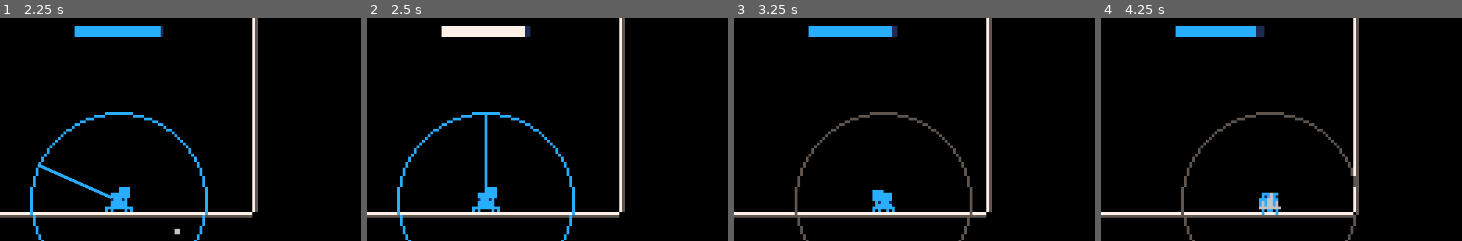
Above: before the commit, frames 1-4 (left to right).
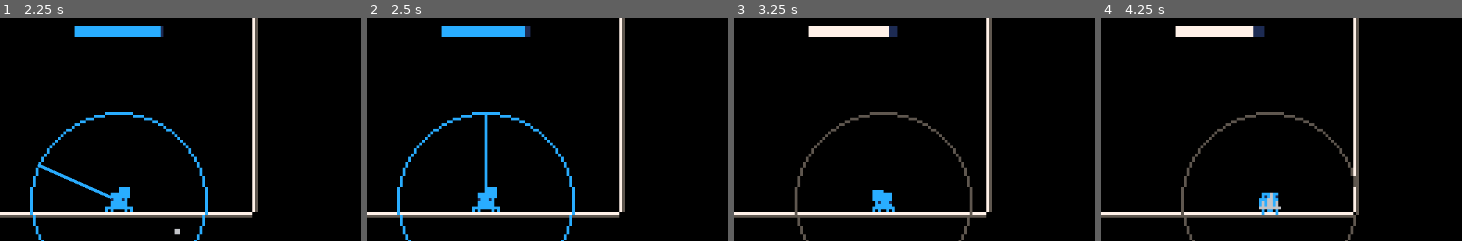
Above: after the commit, the same moments.

Repository: Flamenccio/spider-jump
Game: Godot game, scene res://scenes/ui/main_menu.tscn
Same seed, same stepped clock (60 frames per second), same inputs: the game is played once before the commit and once after it. The engine's default icon, where the game draws it, is replaced by a stand-in: a white triangle on a blue panel in a dark square.
Inputs (mouse positions are % of the whole screen's width and height, from its top left):
- Up to frame 1 (2.25 s): click "Play" at 0.5 s; tap Enter at 1.25 s; move the mouse to (75, 45) at 1.27 s; press the mouse at (75, 45) at 1.28 s; hold D (move_right) 1.28-2 s; release the mouse at (75, 45) at 2 s; drag from (29, 55) to (51, 8) at 2.02 s
- Up to frame 2 (2.5 s): no input
- Up to frame 3 (3.25 s): move the mouse to (62, 28) at 2.77 s; hold D (move_right) from 2.78 s (still down); tap Delete at 2.85 s
- Up to frame 4 (4.25 s): release D (move_right) at 3.5 s; drag from (45, 70) to (57, 51) at 3.52 s
The pictures show only the part of the screen within x 34-84%, y 9-59%; the shares and areas given below are measured in that part.

Frame 1 is identical in both runs. In frame 2, 1.1% of the frame differs, in the area x 20-44%, y 3-9%; in frame 3, 1.1%; in frame 4, 1.1%.

Commit message:
refactor invincibility flash shader

Diff:
--- a/scenes/entities/player.tscn
+++ b/scenes/entities/player.tscn
@@ -48,7 +48,7 @@
 
 [sub_resource type="ShaderMaterial" id="ShaderMaterial_wqfne"]
 shader = ExtResource("2_dt7fs")
-shader_parameter/ghost = false
+shader_parameter/ghost_frequency = 0.0
 
 [sub_resource type="AtlasTexture" id="AtlasTexture_qfm1y"]
 atlas = ExtResource("2_qfm1y")
@@ -458,30 +458,37 @@
 script = ExtResource("4_wqfne")
 
 [node name="Antibug" type="AnimatedSprite2D" parent="SpriteTree"]
+visible = false
 sprite_frames = SubResource("SpriteFrames_cs1tg")
 animation = &"fall"
 
 [node name="Hoverfly" type="AnimatedSprite2D" parent="SpriteTree"]
+visible = false
 sprite_frames = SubResource("SpriteFrames_hhpqf")
 animation = &"hover"
 
 [node name="SuperGrub" type="AnimatedSprite2D" parent="SpriteTree"]
+visible = false
 sprite_frames = SubResource("SpriteFrames_hax0n")
 animation = &"idle"
 
 [node name="Bubblebee" type="AnimatedSprite2D" parent="SpriteTree"]
+visible = false
 sprite_frames = SubResource("SpriteFrames_t4otl")
 animation = &"fall"
 
 [node name="Hopperpop" type="AnimatedSprite2D" parent="SpriteTree"]
+visible = false
 sprite_frames = SubResource("SpriteFrames_ha2mi")
 animation = &"fall"
 
 [node name="HeavyBeetle" type="AnimatedSprite2D" parent="SpriteTree"]
+visible = false
 sprite_frames = SubResource("SpriteFrames_2a3c5")
 animation = &"fall"
 
 [node name="Blinkfly" type="AnimatedSprite2D" parent="SpriteTree"]
+visible = false
 sprite_frames = SubResource("SpriteFrames_g5jhy")
 animation = &"fall"
 
@@ -744,10 +751,9 @@
 [connection signal="internal_pull_release" from="." to="StateMachineHandler/Powerup/Hoverfly/Fly" method="_on_pull_input_release"]
 [connection signal="internal_pull_release" from="." to="StateMachineHandler" method="set_param" binds= ["aim", false]]
 [connection signal="internal_safe_spot_updated" from="." to="SafeState" method="_safe_spot_updated"]
-[connection signal="invincibility_ended" from="." to="SpriteTree/Normal" method="_stop_invincibility_flashing"]
 [connection signal="invincibility_ended" from="." to="Detectors/DangerDetector" method="enable_detector"]
-[connection signal="invincibility_started" from="." to="SpriteTree/Normal" method="_activate_invincibility_flashing"]
-[connection signal="invincibility_started" from="." to="Detectors/DangerDetector" method="disable_detector"]
+[connection signal="invincibility_started" from="." to="SpriteTree/Normal" method="start_invincibility_flashing"]
+[connection signal="invincibility_started" from="." to="Detectors/DangerDetector" method="disable_detector" unbinds=1]
 [connection signal="moving" from="." to="StateMachineHandler/StateMachinePlayer" method="set_param" binds= ["crawl", true]]
 [connection signal="stop_moving" from="." to="StateMachineHandler/StateMachinePlayer" method="set_param" binds= ["crawl", false]]
 [connection signal="climb_started" from="LedgeClimb" to="StateMachineHandler" method="set_param" binds= ["climb", true]]
--- a/scenes/game.tscn
+++ b/scenes/game.tscn
@@ -95,6 +95,7 @@
 [node name="Game" type="Node2D"]
 process_mode = 3
 script = ExtResource("1_264po")
+_debug_initial_difficulty = 4
 
 [node name="Camera" type="Camera2D" parent="." node_paths=PackedStringArray("_follow_target")]
 process_mode = 1
--- a/scripts/player/player.gd
+++ b/scripts/player/player.gd
@@ -16,7 +16,7 @@
 signal stop_moving()
 signal moving()
 
-signal invincibility_started()
+signal invincibility_started(duration: float)
 signal invincibility_ended()
 
 # Used for invincibility after getting hurt
@@ -87,4 +87,4 @@
 func _start_invincibility(time: float) -> void:
 	_invincibility_timer.stop()
 	_invincibility_timer.start(time)
-	invincibility_started.emit()
+	invincibility_started.emit(time)
--- a/scripts/player/player_sprite.gd
+++ b/scripts/player/player_sprite.gd
@@ -1,43 +1,49 @@
 extends AnimatedSprite2D
 
-var flash_timer: Timer = Timer.new()
-var ghost: bool = false
+const _FLASH_NORMAL_FREQUENCY = 3.0
+const _FLASH_URGENT_FREQUENCY = 10.0
+
+## Switch to urgent flashing when invincibility timer drops below this value
+const _FLASH_URGENT_DURATION_TRIGGER = 2.0
+const _FLASH_FREQUENCY_PARAMETER = &"ghost_frequency"
+
 var shader: ShaderMaterial
-var current_flash_timer_duration: float
-
-const I_FLASH_BASE_FREQUENCY = 0.5
-const I_FLASH_FREQUENCY_INCREASE = 0.025
-const I_FLASH_MIN_FREQUENCY = 0.05
-const GHOST_PARAMETER = &"ghost"
+var _flashing := false
+var _flash_timer := Timer.new()
+var _urgent_flash_timer := Timer.new()
 
 func _ready() -> void:
 	shader = material as ShaderMaterial
-	flash_timer.timeout.connect(func():
-		_toggle_ghost()
-		_reset_flash_timer()
-	)
-	flash_timer.one_shot = true
-	add_child(flash_timer)
+	_flash_timer.timeout.connect(end_invincibility_flashing)
+	_flash_timer.one_shot = true
+	_urgent_flash_timer.timeout.connect(_start_urgent_flashing)
+	_urgent_flash_timer.one_shot = true
+	add_child(_flash_timer)
+	add_child(_urgent_flash_timer)
 
 
-func _activate_invincibility_flashing() -> void:
-	flash_timer.stop()
-	current_flash_timer_duration = I_FLASH_BASE_FREQUENCY
-	flash_timer.start(current_flash_timer_duration)
+func start_invincibility_flashing(invincibility_duration: float) -> void:
+
+	if invincibility_duration <= 0.0:
+		return
+
+	_flashing = true
+
+	if invincibility_duration <= 2.0:
+		shader.set_shader_parameter(_FLASH_FREQUENCY_PARAMETER, _FLASH_URGENT_FREQUENCY)
+		_flash_timer.start(invincibility_duration)
+	else:
+		_flash_timer.start(invincibility_duration)
+		_urgent_flash_timer.start(invincibility_duration - _FLASH_URGENT_DURATION_TRIGGER)
+		shader.set_shader_parameter(_FLASH_FREQUENCY_PARAMETER, _FLASH_NORMAL_FREQUENCY)
 
 
-func _reset_flash_timer() -> void:
-	current_flash_timer_duration = maxf(current_flash_timer_duration - I_FLASH_FREQUENCY_INCREASE, I_FLASH_MIN_FREQUENCY)
-	flash_timer.start(current_flash_timer_duration)
+func end_invincibility_flashing() -> void:
+	if not _flashing:
+		return
+	_flashing = false
+	shader.set_shader_parameter(_FLASH_FREQUENCY_PARAMETER, 0.0)
 
 
-func _toggle_ghost() -> void:
-	ghost = not ghost
-	shader.set_shader_parameter(GHOST_PARAMETER, ghost)
-
-
-func _stop_invincibility_flashing() -> void:
-	flash_timer.stop()
-	current_flash_timer_duration = I_FLASH_BASE_FREQUENCY
-	shader.set_shader_parameter(GHOST_PARAMETER, false)
-	ghost = false
+func _start_urgent_flashing() -> void:
+	shader.set_shader_parameter(_FLASH_FREQUENCY_PARAMETER, _FLASH_URGENT_FREQUENCY)
--- a/shaders/player.gdshader
+++ b/shaders/player.gdshader
@@ -1,6 +1,7 @@
 shader_type canvas_item;
 
-uniform bool ghost = false;
+const float ghost_alpha = 0.40;
+uniform float ghost_frequency = 0.0;
 
 void vertex() {
 	// Called for every vertex the material is visible on.
@@ -8,10 +9,15 @@
 
 void fragment() {
 
-	if (ghost){
-		vec4 previous_color = texture(TEXTURE, UV);
-		vec4 col = vec4(previous_color.r, previous_color.g, previous_color.b, max(previous_color.a - 0.40, 0.0));
-		COLOR = col;
+	float t = TIME * ghost_frequency;
+
+	if (round(mod(t, 2.0)) == 0.0){
+		COLOR = texture(TEXTURE, UV);
+	}
+	else{
+		vec4 base_color = texture(TEXTURE, UV);
+		float alpha = max(base_color.a - ghost_alpha, 0.0);
+		COLOR = vec4(base_color.r, base_color.g, base_color.b, alpha);
 	}
 }
 
